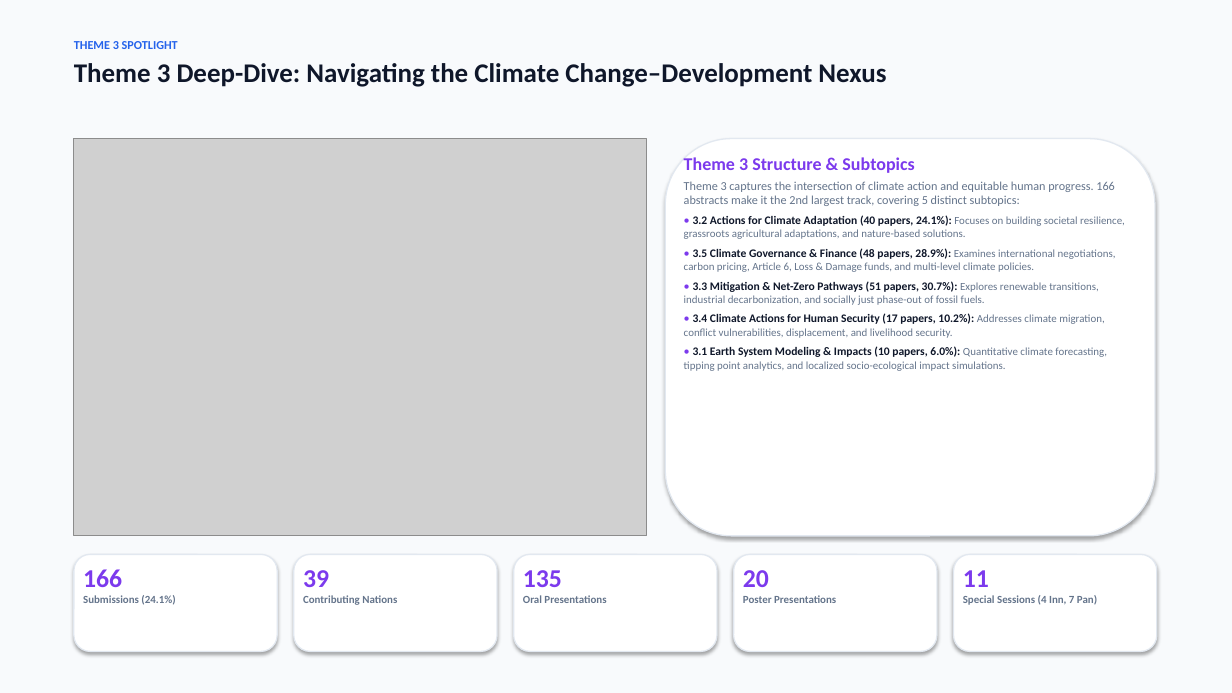
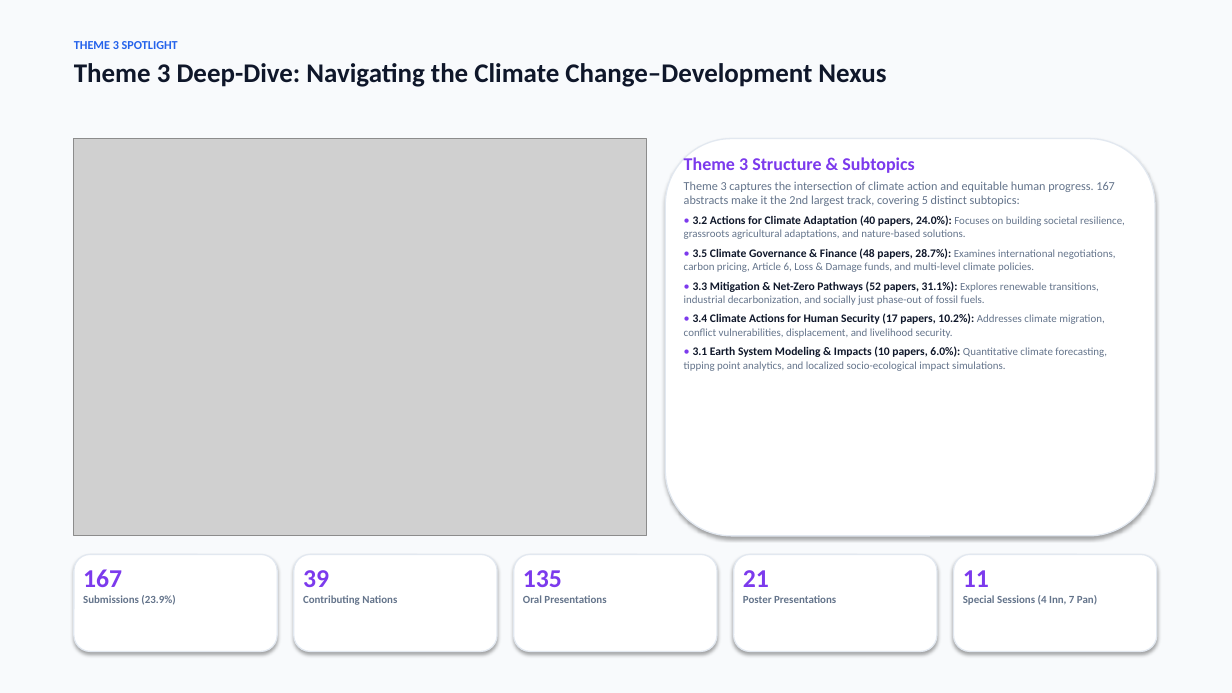
Before and after one commit to ponraj-aru/gsc2027-dashboard, a slide deck: slide 9 of GSC2027_Abstract_Submissions_Analysis_Report.pptx. Drawn at 1232x693 pixels with LibreOffice and Linux fonts; fonts in the diff are those of the drawing; grey boxes stand for pictures. Boxes give left, top, right and bottom in pixels: in the first picture for what was removed or moved away, otherwise in the second. Text is boxed around its words. In the diff, an @@ line names an element or a change of style, - is before the commit and + after.

Commit message:
Update dashboard with latest abstracts from adminPapersBrowse_2026-10-29_03-41-17.doc as of 2026-10-29 08:13:23

```diff
--- a/GSC2027_Abstract_Submissions_Analysis_Report.pptx
+++ b/GSC2027_Abstract_Submissions_Analysis_Report.pptx
@@ text at [684, 181, 1125, 305]: text changed @@
-Theme 3 captures the intersection of climate action and equitable human progress. 166 abstracts make it the 2nd largest track, covering 5 distinct subtopics:
-• 3.2 Actions for Climate Adaptation (40 papers, 24.1%): Focuses on building societal resilience, grassroots agricultural adaptations, and nature-based solutions.
-• 3.5 Climate Governance & Finance (48 papers, 28.9%): Examines international negotiations, carbon pricing, Article 6, Loss & Damage funds, and multi-level climate policies.
-• 3.3 Mitigation & Net-Zero Pathways (51 papers, 30.7%): Explores renewable transitions, industrial decarbonization, and socially just phase-out of fossil fuels.
+Theme 3 captures the intersection of climate action and equitable human progress. 167 abstracts make it the 2nd largest track, covering 5 distinct subtopics:
+• 3.2 Actions for Climate Adaptation (40 papers, 24.0%): Focuses on building societal resilience, grassroots agricultural adaptations, and nature-based solutions.
+• 3.5 Climate Governance & Finance (48 papers, 28.7%): Examines international negotiations, carbon pricing, Article 6, Loss & Damage funds, and multi-level climate policies.
+• 3.3 Mitigation & Net-Zero Pathways (52 papers, 31.1%): Explores renewable transitions, industrial decarbonization, and socially just phase-out of fossil fuels.
@@ text at [83, 569, 175, 605]: text changed @@
-166
-Submissions (24.1%)
+167
+Submissions (23.9%)
@@ text at [743, 570, 769, 587]: text changed @@
-20
+21
```
Also in this commit, not shown: 14 other slides changed, 32 other files.
